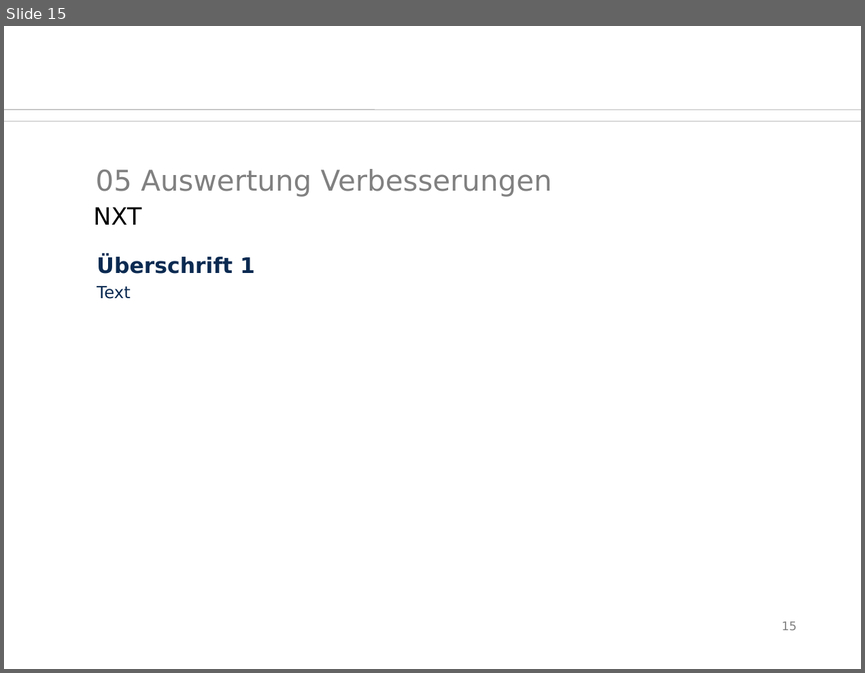
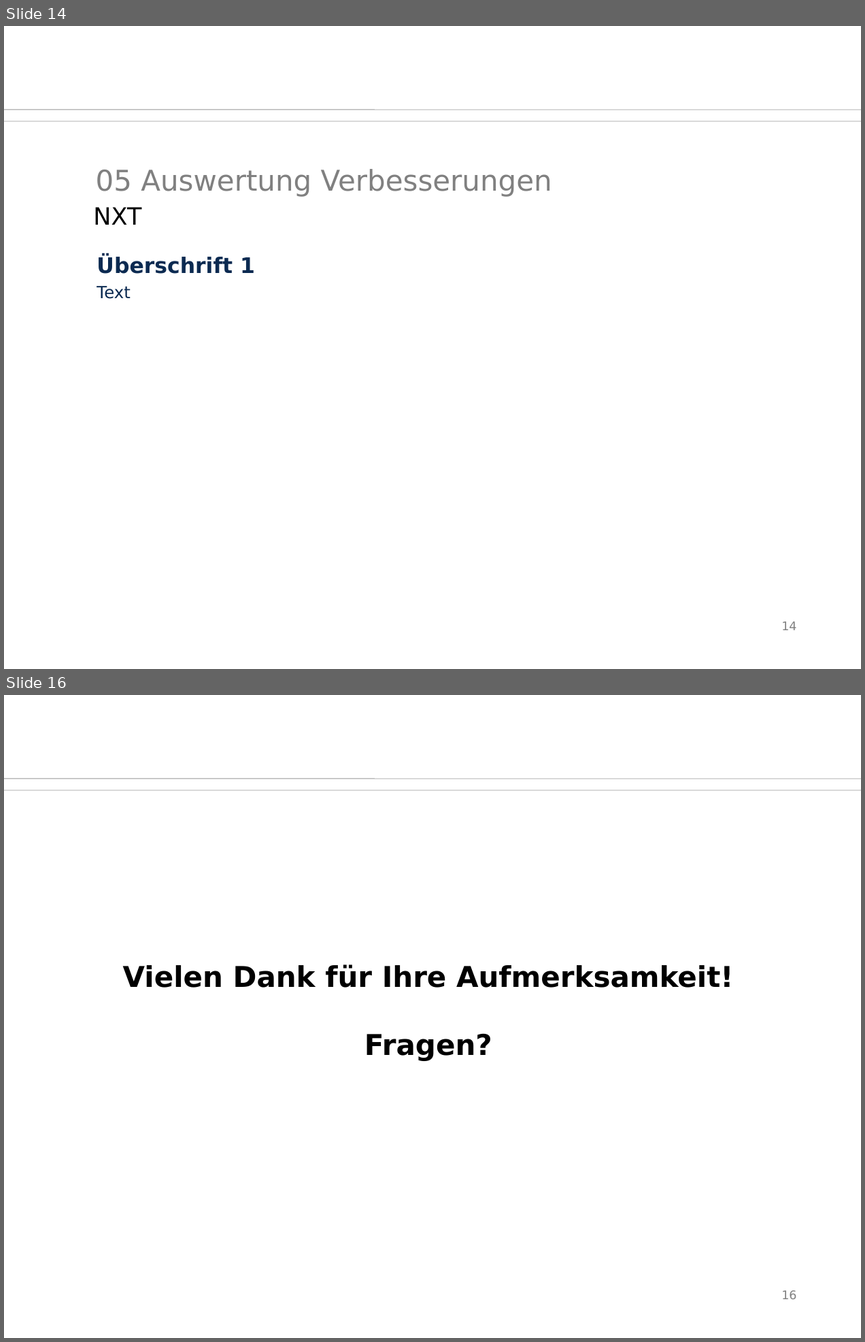
Before and after one commit to SaSteDD/ees_StegStef, a slide deck: präsi/btwf.odp. Shown one above the other, each under a label of ours: slide 15 before the commit, slides 14 and 16 after it; the slides between them are not shown. The pictures are 865x673 and 865x1342 pixels, drawn with LibreOffice and Linux fonts; fonts in the diff are those of the drawing; background and template pictures are left out. Boxes give left, top, right and bottom in pixels: in the first picture for what was removed or moved away, otherwise in the second. Text is boxed around its words. In the diff, an @@ line names an element or a change of style, - is before the commit and + after.

```diff
--- a/präsi/btwf.odp
+++ b/präsi/btwf.odp
@@ slide 16 added at <box>4,695,861,1338</box>, background #FFFFFF; not listed: 2 template elements that a slide beside it also shows @@
@@ title added at <box>123,964,734,1061</box>, 24 pt, text #000000, bold @@
+Vielen Dank für Ihre Aufmerksamkeit!
+Fragen?
@@ page number added at <box>781,1290,796,1299</box>, 10 pt, text #808080 @@
+16
@@ what was slide 15 is now slide 14 @@
@@ page number at <box>781,621,796,630</box>: text changed @@
-15
+14
```
Also in this commit, not shown: 4 slides changed, 2 other slides added, 3 slides removed, 6 other files.
